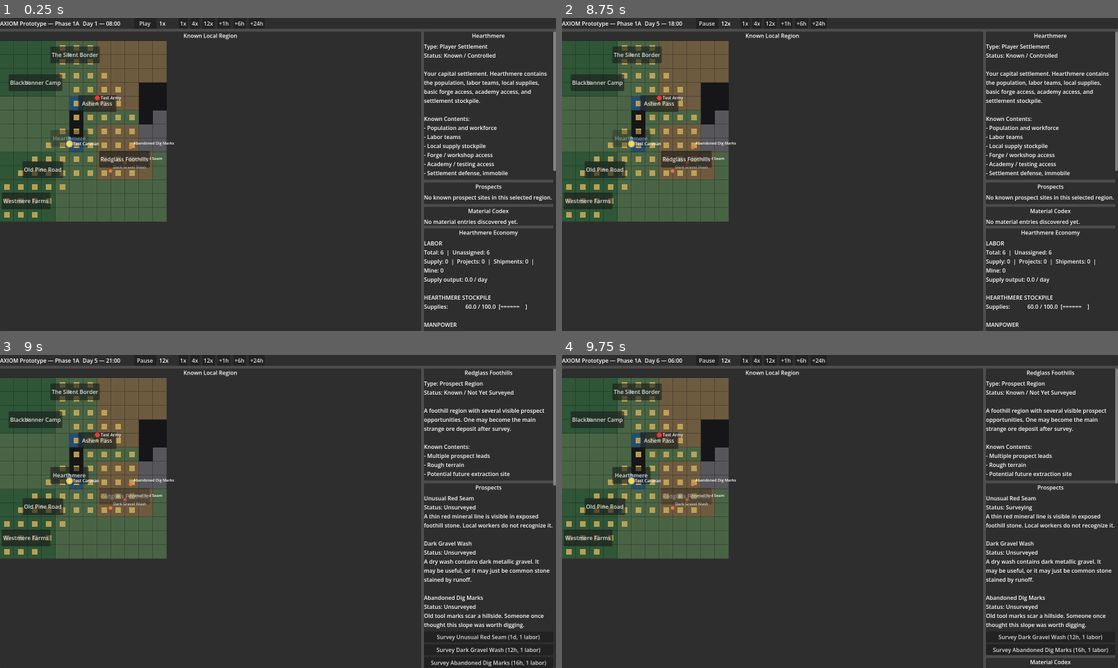
Above: before the commit, frames 1-4 (two rows, left to right).
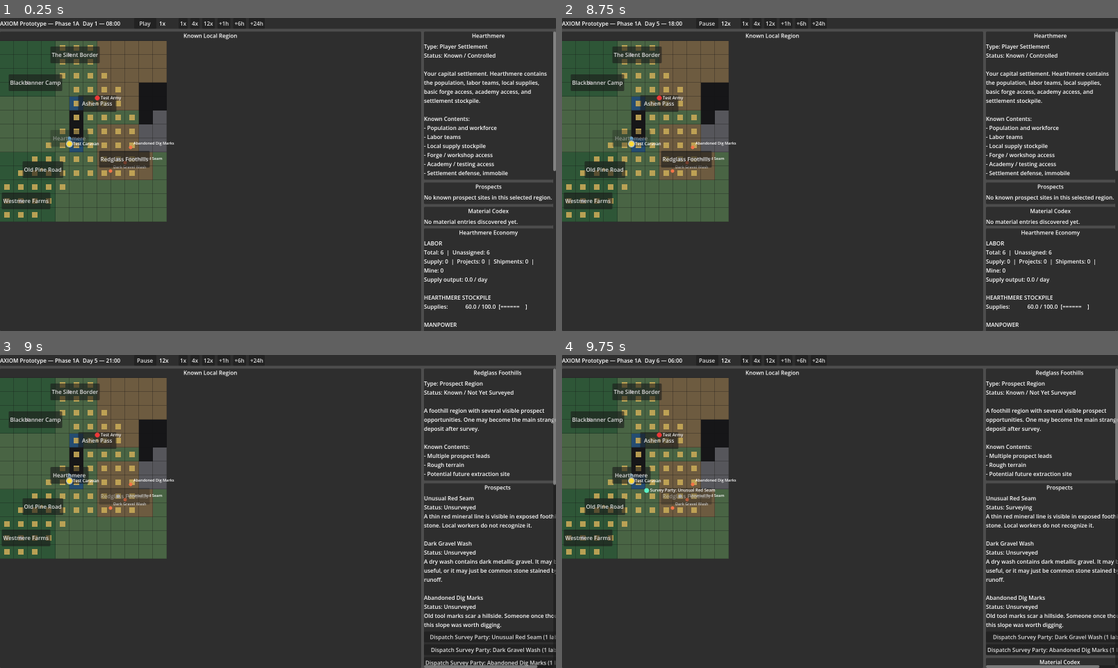
Above: after the commit, the same moments.

Repository: r3xj/axiom-prototype
Game: Godot game, scene res://scenes/Main.tscn
Same seed, same stepped clock (60 frames per second), same inputs: the game is played once before the commit and once after it.
Inputs (mouse positions are in pixels of both pictures, inside the frame that each line leads up to):
- Up to frame 1 (0.25 s): no input
- Up to frame 2 (8.75 s): click "Play" at 0.5 s; click "1x" at 1.25 s; click "4x" at 2 s; click "12x" at 2.75 s; click "+1h" at 3.5 s; click "+6h" at 4.25 s; click "+24h" at 5 s; click "The Silent Border" at 5.75 s; click "Blackbanner Camp" at 6.5 s; click "Ashen Pass" at 7.25 s; click "Hearthmere" at 8 s
- Up to frame 3 (9 s): click "Redglass Foothills" at 8.75 s
- Up to frame 4 (9.75 s): click (1051, 636) at 9.5 s, where only the run before the commit has a clickable "Survey Unusual Red Seam (1d, …"

Frames 1-2 are identical in both runs. In frame 3, 1.8% of the frame differs, in the area x 76-100%, y 4-100%; in frame 4, 1.8%.

Commit message:
Add map-driven survey expeditions

Diff:
--- a/scripts/Main.gd
+++ b/scripts/Main.gd
@@ -556,10 +556,7 @@
 
 		if status == "unsurveyed":
 			var button := Button.new()
-			button.text = "Survey %s (%s, 1 labor)" % [
-				prospect["name"],
-				_format_hours(int(prospect["survey_hours"])),
-			]
+			button.text = "Dispatch Survey Party: %s (1 labor)" % prospect["name"]
 			button.disabled = _get_unassigned_labor_teams() <= 0
 			button.pressed.connect(ProjectSystem.start_survey_project.bind(prospect_id))
 			prospect_buttons_box.add_child(button)
@@ -1191,6 +1188,8 @@
 			var color: Color = Color(1.0, 0.86, 0.22)
 			if profile_id == "army":
 				color = Color(0.92, 0.22, 0.22)
+			elif profile_id == "survey_party":
+				color = Color(0.36, 0.95, 0.78)
 			if str(entity_id) == StrategicMap.selected_entity_id:
 				draw_circle(pos, 10.0, Color(1.0, 1.0, 1.0, 0.65))
 			draw_circle(pos, 7.0, color)
--- a/scripts/autoload/project_system.gd
+++ b/scripts/autoload/project_system.gd
@@ -8,6 +8,7 @@
 
 func _ready() -> void:
 	SimClock.hour_advanced.connect(_on_hour_advanced)
+	StrategicMap.entity_arrived.connect(_on_strategic_entity_arrived)
 
 func _on_hour_advanced(_hour: int) -> void:
 	_advance_projects_for_one_hour()
@@ -38,21 +39,55 @@
 	if prospect["status"] != "unsurveyed":
 		return
 
+	if not StrategicMap.pois.has(prospect_id):
+		EventBus.add_event("Cannot survey %s: no strategic map destination found." % str(prospect["name"]))
+		emit_signal("state_changed")
+		return
+
+	var entity_id: String = "survey_%s_%d" % [prospect_id, SimClock.game_hour]
+	var source_position: Vector2 = StrategicMap.get_poi_world_position("hearthmere")
+	var destination_position: Vector2 = StrategicMap.get_poi_world_position(prospect_id)
+	StrategicMap.create_entity(entity_id, "Survey Party: %s" % str(prospect["name"]), "survey_party", source_position)
+	var path_assigned: bool = StrategicMap.command_entity_to_world_position(entity_id, destination_position)
+	var path_debug: Dictionary = StrategicMap.get_path_debug_summary(entity_id, destination_position)
+	if not path_assigned:
+		StrategicMap.remove_entity(entity_id)
+		EventBus.add_event("Cannot survey %s: no valid expedition path (%s)." % [
+			str(prospect["name"]),
+			str(path_debug.get("reason", "unknown")),
+		])
+		emit_signal("state_changed")
+		return
+
+	var estimated_hours: int = StrategicMap.estimate_path_hours(entity_id)
+	StrategicMap.set_entity_metadata(entity_id, {
+		"kind": "survey_expedition",
+		"project_id": "survey_%s" % prospect_id,
+		"prospect_id": prospect_id,
+	})
+
 	prospect["status"] = "surveying"
 	GameState.prospects[prospect_id] = prospect
 
 	var project: Dictionary = {
 		"id": "survey_%s" % prospect_id,
-		"type": "survey",
+		"type": "survey_expedition",
 		"target_id": prospect_id,
-		"title": "Survey: %s" % prospect["name"],
-		"remaining_hours": int(prospect["survey_hours"]),
-		"total_hours": int(prospect["survey_hours"]),
+		"entity_id": entity_id,
+		"title": "Survey Expedition: %s" % prospect["name"],
+		"remaining_hours": estimated_hours,
+		"total_hours": estimated_hours,
 		"labor_teams": 1,
+		"uses_strategic_entity": true,
 	}
 	active_projects.append(project)
 
-	EventBus.add_event("Survey started: %s." % prospect["name"])
+	EventBus.add_event("[DEBUG] Survey expedition path assigned: %s path=%d eta=%s." % [
+		str(prospect["name"]),
+		int(path_debug.get("path_length", 0)),
+		"%dh" % estimated_hours,
+	])
+	EventBus.add_event("Survey expedition dispatched: %s." % prospect["name"])
 	emit_signal("state_changed")
 
 func start_establish_mine_project(prospect_id: String) -> void:
@@ -108,6 +143,12 @@
 func _advance_projects_for_one_hour() -> void:
 	for i in range(active_projects.size() - 1, -1, -1):
 		var project: Dictionary = active_projects[i]
+		if bool(project.get("uses_strategic_entity", false)):
+			var entity_id: String = str(project.get("entity_id", ""))
+			project["remaining_hours"] = StrategicMap.estimate_remaining_path_hours(entity_id)
+			active_projects[i] = project
+			continue
+
 		var hourly_supply_cost: float = float(project.get("hourly_supply_cost", 0.0))
 
 		if hourly_supply_cost > 0.0:
@@ -134,6 +175,9 @@
 
 	if project_type == "survey":
 		_complete_survey_project(str(project["target_id"]))
+	elif project_type == "survey_expedition":
+		StrategicMap.remove_entity(str(project.get("entity_id", "")))
+		_complete_survey_project(str(project["target_id"]))
 	elif project_type == "establish_mine":
 		_complete_establish_mine_project(str(project["target_id"]))
 	elif project_type == "analyze_material":
@@ -142,6 +186,27 @@
 		_complete_forge_project(project)
 	else:
 		EventBus.add_event("Project completed: %s." % str(project["title"]))
+
+
+func _on_strategic_entity_arrived(entity_id: String, metadata: Dictionary) -> void:
+	if str(metadata.get("kind", "")) != "survey_expedition":
+		return
+
+	var prospect_id: String = str(metadata.get("prospect_id", ""))
+	var project_id: String = str(metadata.get("project_id", ""))
+	for i in range(active_projects.size() - 1, -1, -1):
+		var project: Dictionary = active_projects[i]
+		if str(project.get("id", "")) != project_id:
+			continue
+		if str(project.get("entity_id", "")) != entity_id:
+			continue
+
+		active_projects.remove_at(i)
+		StrategicMap.remove_entity(entity_id)
+		EventBus.add_event("[DEBUG] Survey expedition arrived: %s." % prospect_id)
+		_complete_survey_project(prospect_id)
+		emit_signal("state_changed")
+		return
 
 func start_forge_project(output_type: String, material_inputs: Dictionary) -> void:
 	var forge_outputs: Dictionary = ScenarioData.get_forge_outputs()
--- a/scripts/autoload/strategic_map.gd
+++ b/scripts/autoload/strategic_map.gd
@@ -37,6 +37,18 @@
 		},
 		"road_multiplier": 0.55,
 	},
+	"survey_party": {
+		"display_name": "Survey Party",
+		"world_units_per_sim_hour": 28.0,
+		"terrain_costs": {
+			"plains": 1.1,
+			"forest": 2.4,
+			"hills": 2.2,
+			"mountain": 4.5,
+			"water": -1.0,
+		},
+		"road_multiplier": 0.5,
+	},
 }
 
 var world_size: Vector2 = Vector2.ZERO
@@ -348,6 +360,27 @@
 		var a: Vector2 = points[i] as Vector2
 		var b: Vector2 = points[i + 1] as Vector2
 		distance += a.distance_to(b)
+	var world_units_per_sim_hour: float = maxf(float(entity["world_units_per_sim_hour"]), 1.0)
+	return max(1, int(ceil(distance / world_units_per_sim_hour)))
+
+
+func estimate_remaining_path_hours(entity_id: String) -> int:
+	if not entities.has(entity_id):
+		return 0
+	var entity: Dictionary = entities[entity_id]
+	var points: Array = entity["path_points"]
+	var path_index: int = int(entity["path_index"])
+	if points.is_empty() or path_index >= points.size():
+		return 0
+
+	var current_position: Vector2 = entity["world_position"] as Vector2
+	var distance: float = 0.0
+	var previous_position: Vector2 = current_position
+	for i in range(path_index, points.size()):
+		var point: Vector2 = points[i] as Vector2
+		distance += previous_position.distance_to(point)
+		previous_position = point
+
 	var world_units_per_sim_hour: float = maxf(float(entity["world_units_per_sim_hour"]), 1.0)
 	return max(1, int(ceil(distance / world_units_per_sim_hour)))
 
